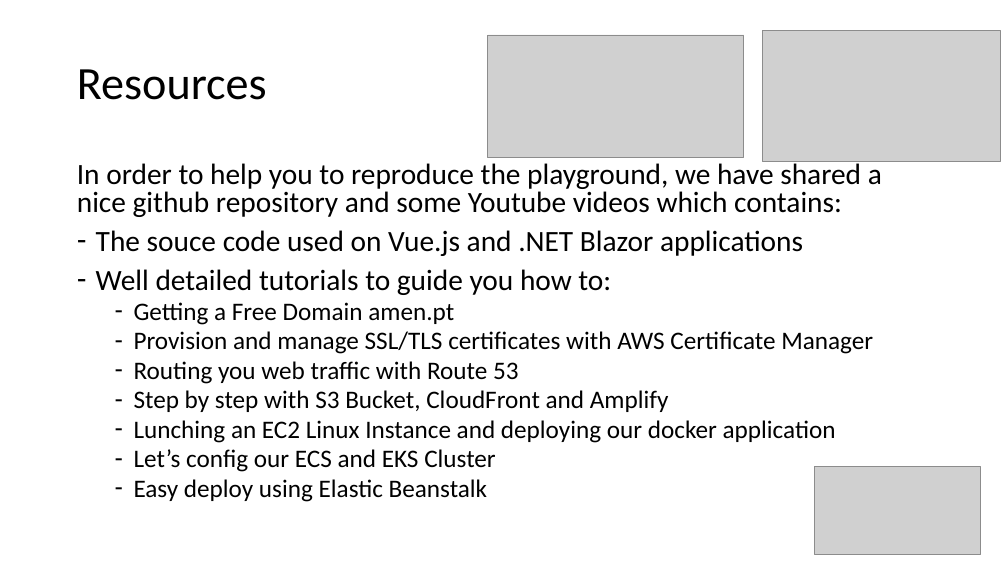
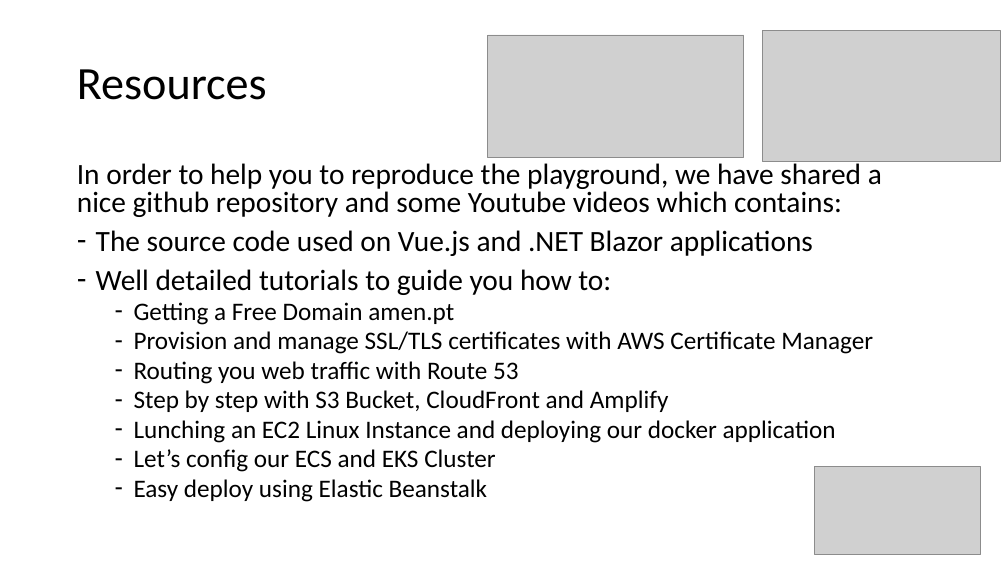
Before and after one commit to renatomatos79/bjss-aws-demo, a slide deck: slide 4 of docs/AWS Hosting Strategies.pptx. Drawn at 1008x567 pixels with LibreOffice and Linux fonts; fonts in the diff are those of the drawing; grey boxes stand for pictures. Boxes give left, top, right and bottom in pixels: in the first picture for what was removed or moved away, otherwise in the second. Text is boxed around its words. In the diff, an @@ line names an element or a change of style, - is before the commit and + after.

```diff
--- a/docs/AWS Hosting Strategies.pptx
+++ b/docs/AWS Hosting Strategies.pptx
@@ text at [96, 230, 813, 256]: text changed @@
-– The souce code used on Vue.js and .NET Blazor applications
+– The source code used on Vue.js and .NET Blazor applications
```
Also in this commit, not shown: 1 other file.
